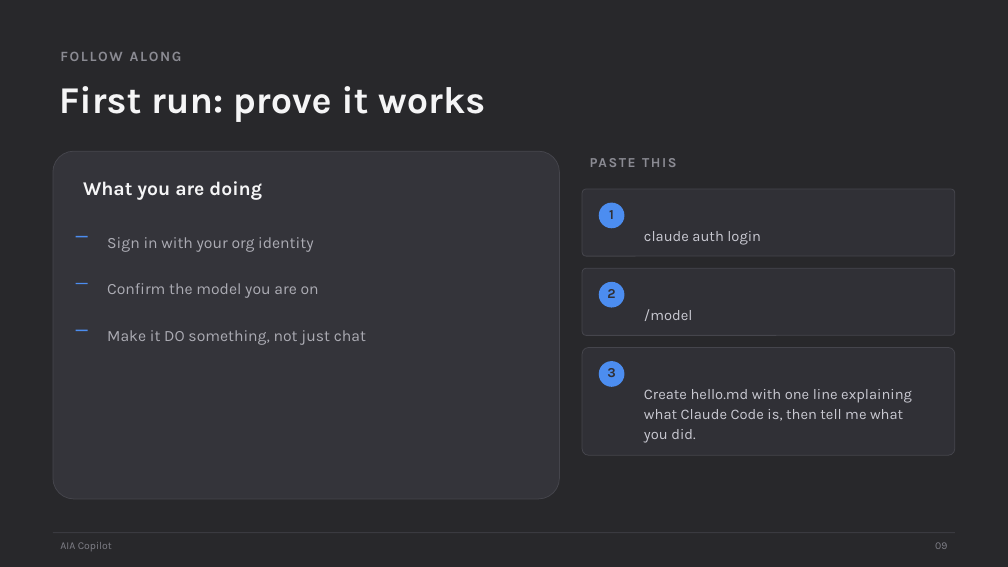
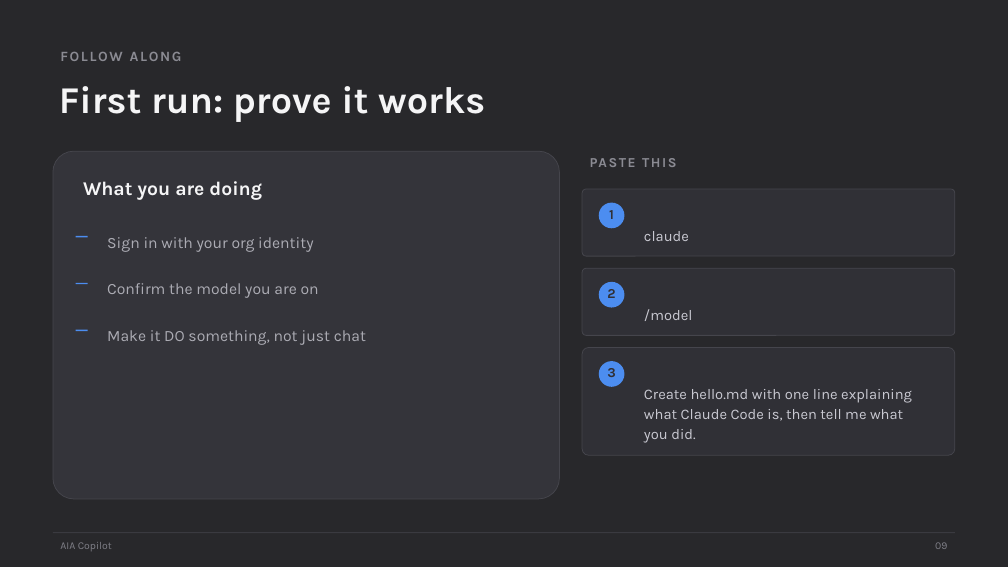
Before and after one commit to scottrhay/AIA-ClaudeCopilot, a slide deck: slide 9 of claude-code-3day/slides/Day1_Claude_Code_Fundamentals.pptx. Drawn at 1008x567 pixels with LibreOffice and Linux fonts; fonts in the diff are those of the drawing. Boxes give left, top, right and bottom in pixels: in the first picture for what was removed or moved away, otherwise in the second. Text is boxed around its words. In the diff, an @@ line names an element or a change of style, - is before the commit and + after.

```diff
--- a/claude-code-3day/slides/Day1_Claude_Code_Fundamentals.pptx
+++ b/claude-code-3day/slides/Day1_Claude_Code_Fundamentals.pptx
@@ text at (x1=644, y1=231, x2=689, y2=241): text changed @@
-claude auth login
+claude
```
Also in this commit, not shown: 4 other slides changed, 6 other files.
